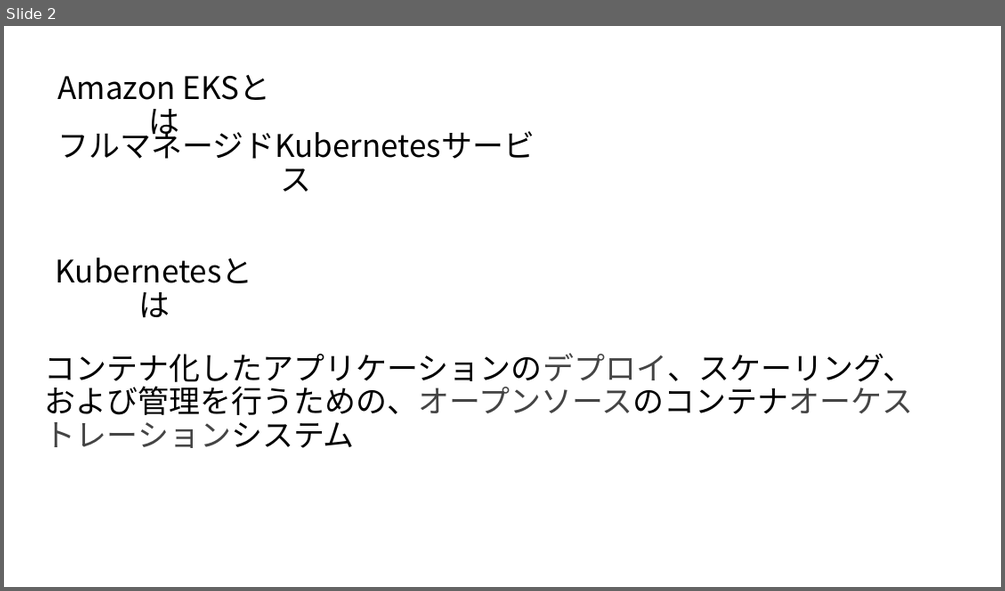
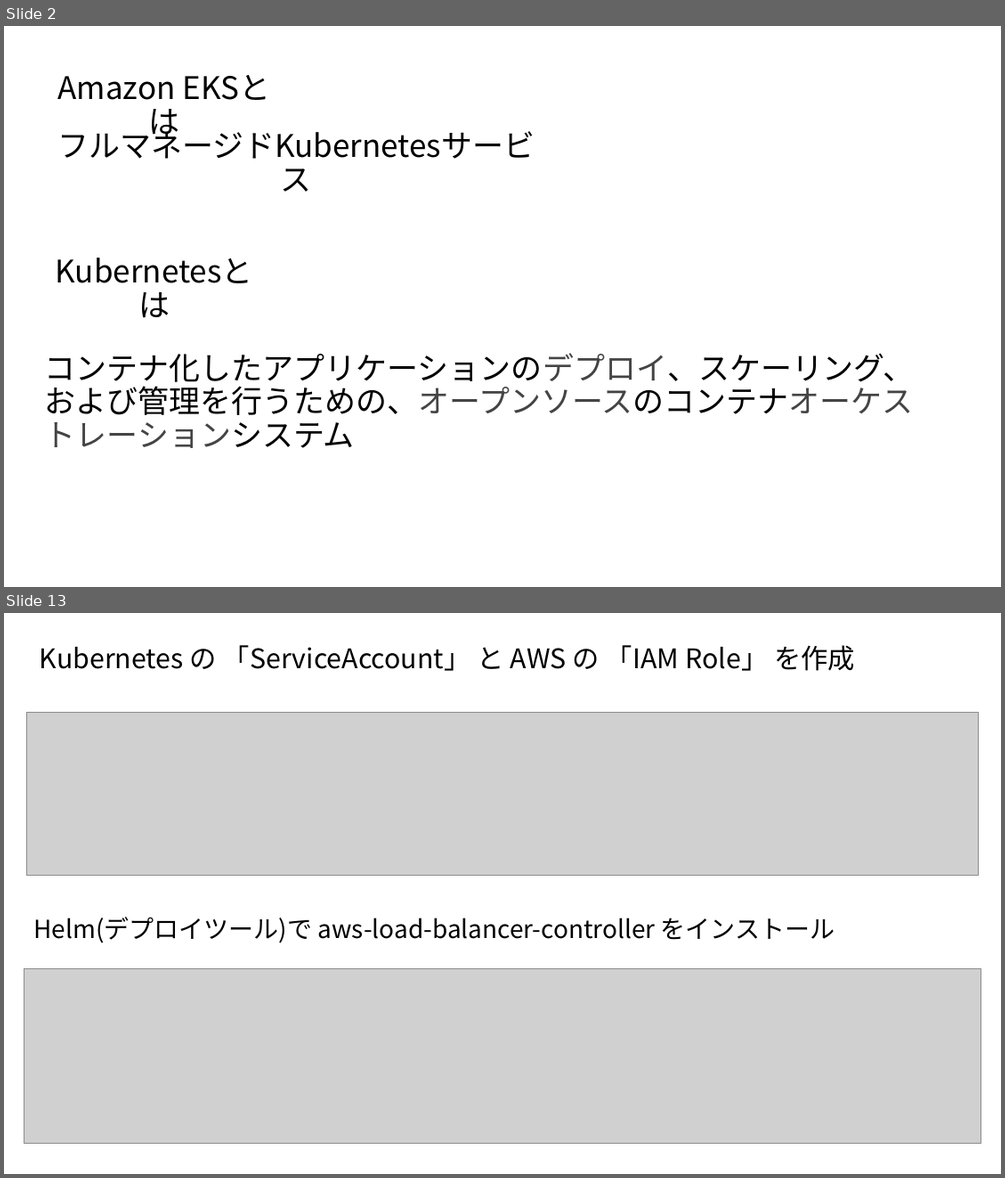
Before and after one commit to TokushigeJunya/test, a slide deck: AmazonEKS入門.pptx. Shown one above the other, each under a label of ours: slide 2 before the commit, slides 2 and 13 after it; the slides between them are not shown. The pictures are 1005x591 and 1005x1178 pixels, drawn with LibreOffice and Linux fonts; fonts in the diff are those of the drawing; grey boxes stand for pictures. Boxes give left, top, right and bottom in pixels: in the first picture for what was removed or moved away, otherwise in the second. Text is boxed around its words. In the diff, an @@ line names an element or a change of style, - is before the commit and + after.

```diff
--- a/AmazonEKS入門.pptx
+++ b/AmazonEKS入門.pptx
@@ slide 13 added at (x1=4, y1=613, x2=1001, y2=1174), background #FFFFFF @@
@@ text added at (x1=40, y1=645, x2=855, y2=671), 26 pt, text #000000 @@
+Kubernetes の 「ServiceAccount」 と AWS の 「IAM Role」 を作成
@@ picture added at (x1=26, y1=713, x2=979, y2=876) @@
@@ text added at (x1=34, y1=916, x2=834, y2=943), 24 pt, text #000000 @@
+Helm(デプロイツール)で aws-load-balancer-controller をインストール
@@ picture added at (x1=24, y1=969, x2=981, y2=1143) @@
```
Also in this commit, not shown: 1 slide changed, 13 other slides added, 16 slides removed.
